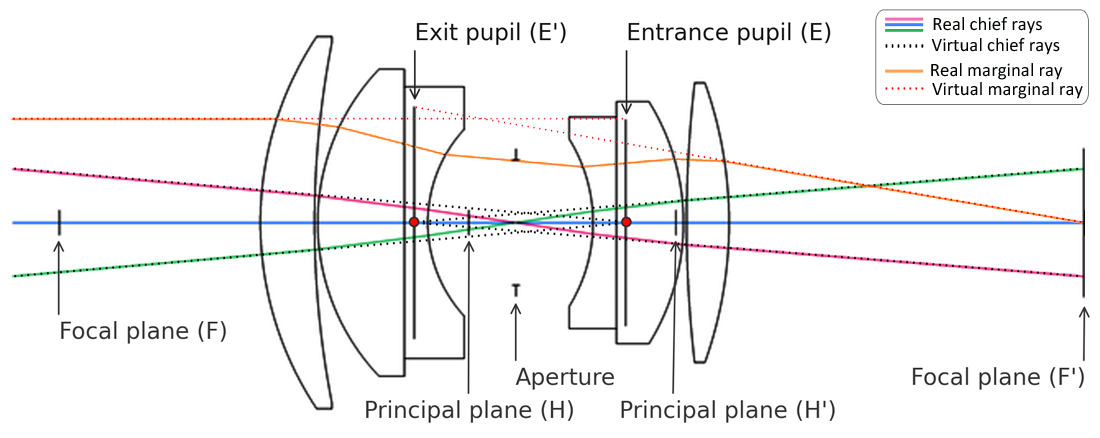
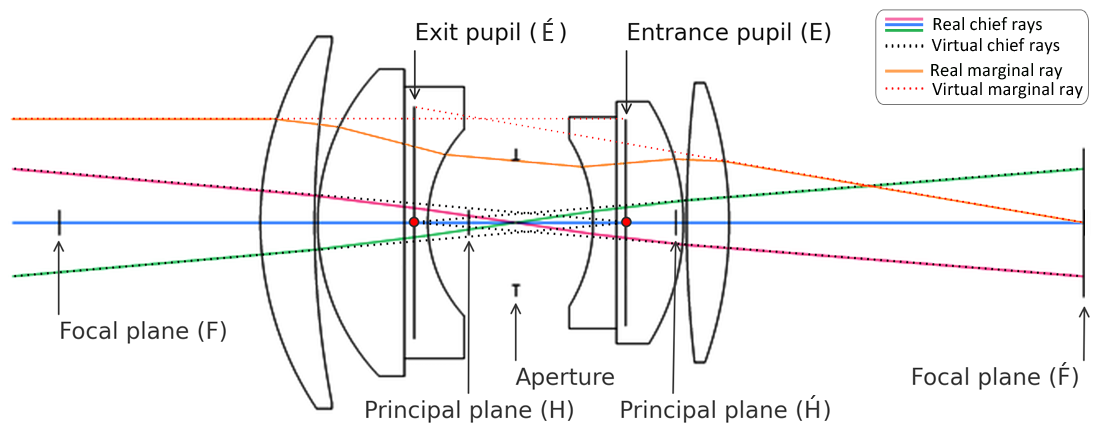
Revision of a layered 1100 x 438 image; what changed, layer by layer:
added layer "´ ́on F" above "´ ́" over [left=1061, top=362, right=1067, bottom=366]
added layer "´ ́" above "correction in text for primes" over [left=810, top=395, right=816, bottom=399]
added layer "correction in text for primes" above "Chief ray layer modified" over [left=543, top=18, right=554, bottom=41]
added layer "Chief ray layer modified" above "Chief ray layer" over [left=539, top=18, right=1085, bottom=421]
hid "Chief ray layer" over [left=539, top=18, right=1085, bottom=421]
